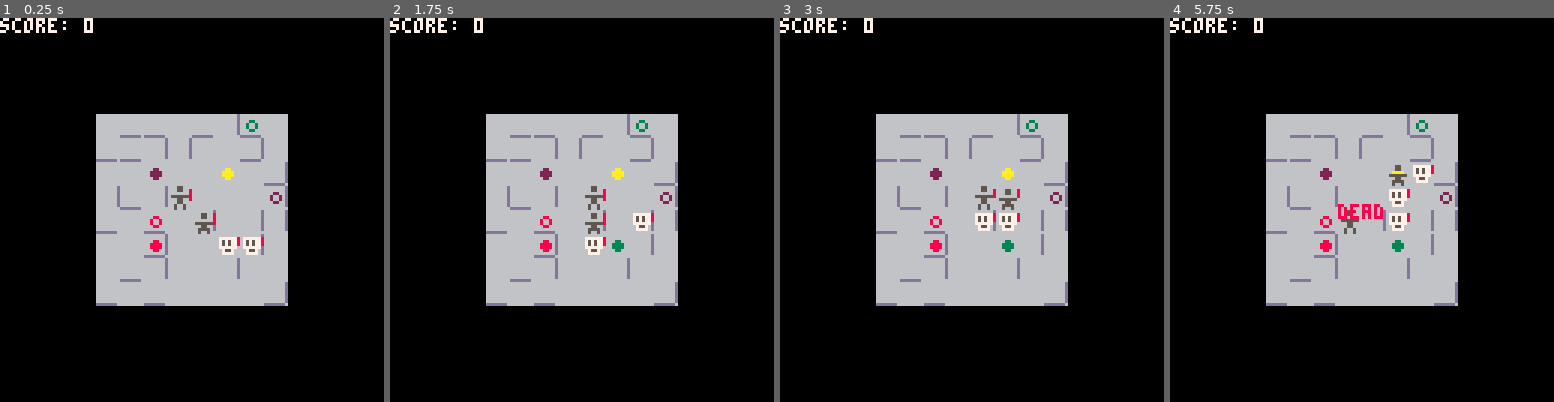
Above: before the commit, frames 1-4 (left to right).
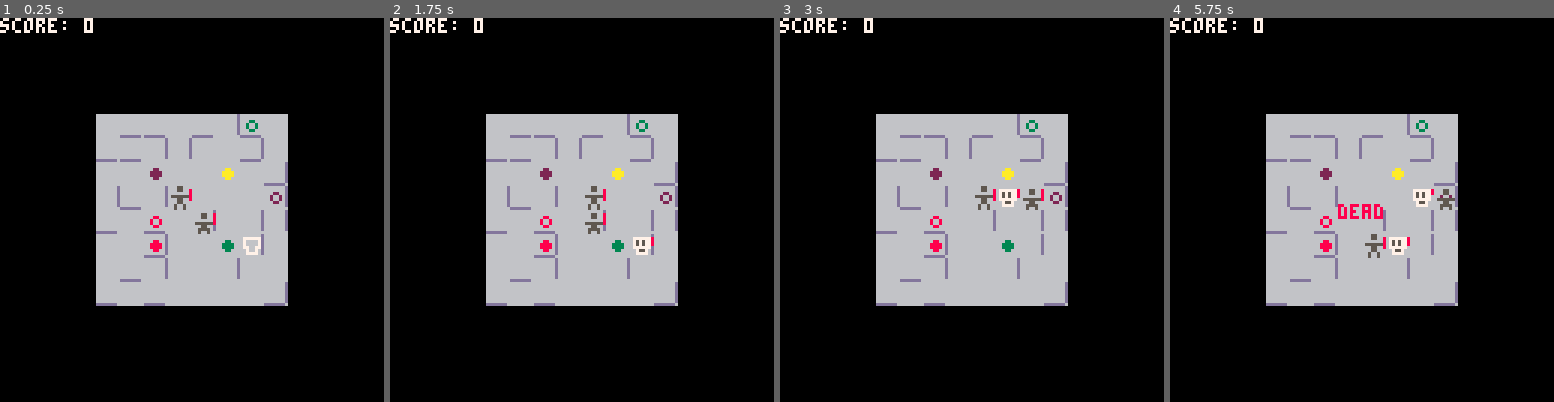
Above: after the commit, the same moments.

Repository: taylordolan/grid-folks
Game: PICO-8 cartridge grid_folks.p8
The game is run twice, just before and just after one commit, with the same random seed, the same clock (stepped at 60 frames per second) and the same inputs.
Inputs:
- Up to frame 1 (0.25 s): no input
- Up to frame 2 (1.75 s): tap X (X key) at 0.33, 1.07 s; hold Right from 1.6 s (still down)
- Up to frame 3 (3 s): tap X (X key) at 1.85, 2.97 s; release Right at 2.1 s; hold Up 2.15-2.42 s; hold Right from 2.47 s (still down)
- Up to frame 4 (5.75 s): release Right at 3.03 s; hold Left 3.08-3.58 s; hold Down 3.63-3.97 s; hold Right 4.02-4.68 s; tap X (X key) at 4.08, 5.2 s; hold Up 4.73-5.03 s; hold Left 5.08-5.68 s; hold Down from 5.73 s (still down)

The runs differ from the first frame. In frame 1, 0.3% of the frame differs, in the area x 57-69%, y 57-62%; in frame 2, 0.6%; in frame 3, 0.8%; in frame 4, 1.5%, in the area x 44-75%, y 38-63%.

Commit message:
show arriving enemies in advance

Diff:
--- a/grid_folks.p8
+++ b/grid_folks.p8
@@ -23,11 +23,12 @@
     -- include conditions for turning them into power tiles
 -- [x] when a potential tile is triggered, reset walls and deploy 3 more random ones
 -- [x] have enemies appear on a fixed schedule
--- [ ] telegraph enemy arrival a turn in advance
+-- [x] telegraph enemy arrival a turn in advance
 -- [ ] enemies should trigger effect tiles when they spawn on them
 -- [ ] replace melee with dash ability
 -- [ ] rework _draw() so there's more space between tiles
 -- [ ] have enemies appear on an increasing schedule
+-- [ ] things should probably keep track of their own x and y locations
 
 function _init()
 
@@ -55,6 +56,7 @@
     hero_melee = 019,
     hero_shoot = 021,
     enemy = 002,
+    pre_enemy = 004,
     wall_right = 005,
     wall_down = 006,
     effect_melee = 023,
@@ -113,13 +115,9 @@
 
 	-- list of enemies
 	enemies = {}
-	create_enemy()
-  create_enemy()
-
-	-- initial enemy positions
-  -- for next in all(enemies) do
-  --   deploy(next, {"hero", "enemy"})
-  -- end
+  pre_enemies = {}
+  local new_pre_enemy = create_pre_enemy()
+  deploy(new_pre_enemy, {"hero", "enemy", "pre-enemy"})
 end
 
 function _update()
@@ -590,11 +588,20 @@
       -- does whatever needs to happen after a hero has done its thing
       function end_turn()
         update_companion_effect()
+        for next in all(pre_enemies) do
+          local current_x = x(next)
+          local current_y = y(next)
+          del(pre_enemies, next)
+          del(board[current_x][current_y], next)
+          local new_enemy = create_enemy({current_x, current_y})
+          new_enemy.stunned = true
+        end
+        if turns > 0 and turns % 8 == 0 then
+          local new_pre_enemy = create_pre_enemy()
+          deploy(new_pre_enemy, {"hero", "enemy", "pre-enemy"})
+        end
         turns = turns + 1
         player_turn = false
-        if turns % 8 == 0 then
-          create_enemy()
-        end
       end
 		end
 	}
@@ -605,13 +612,30 @@
   enemy stuff
 --]]
 
+function create_pre_enemy()
+  pre_enemy = {
+    type = "pre_enemy",
+    sprite = sprites.pre_enemy
+  }
+  add(pre_enemies, pre_enemy)
+  return pre_enemy
+end
+
 -- create an enemy and add it to the array of enemies
-function create_enemy()
+function create_enemy(tile)
 	enemy = {
     type = "enemy",
     sprite = sprites.enemy,
     health = 3,
+    stunned = true,
     update = function(self)
+
+      if self.stunned == true then
+        self.stunned = false
+        player_turn = true
+        return
+      end
+
       local found_self = find(self)
 			local self_x = found_self.x
 			local self_y = found_self.y
@@ -711,7 +734,8 @@
 		end
 	}
 	add(enemies, enemy)
-  deploy(enemy, {"hero", "enemy"})
+  set_tile(enemy, tile)
+  return enemy
 end
 
 function distance(start, goal)
